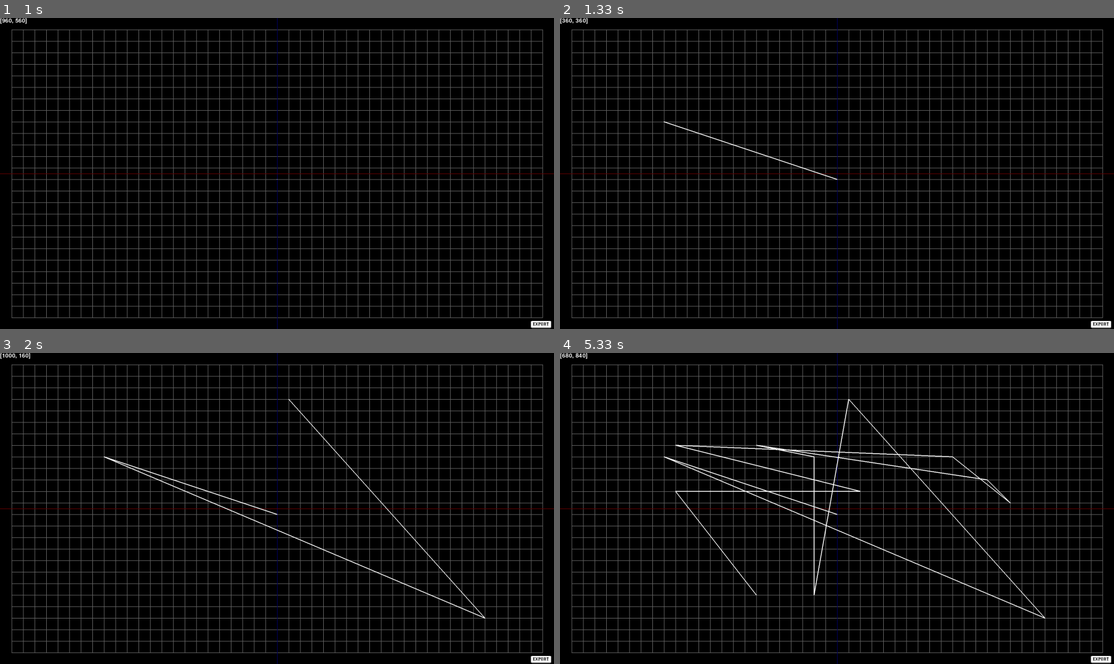
Above: before the commit, frames 1-4 (two rows, left to right).
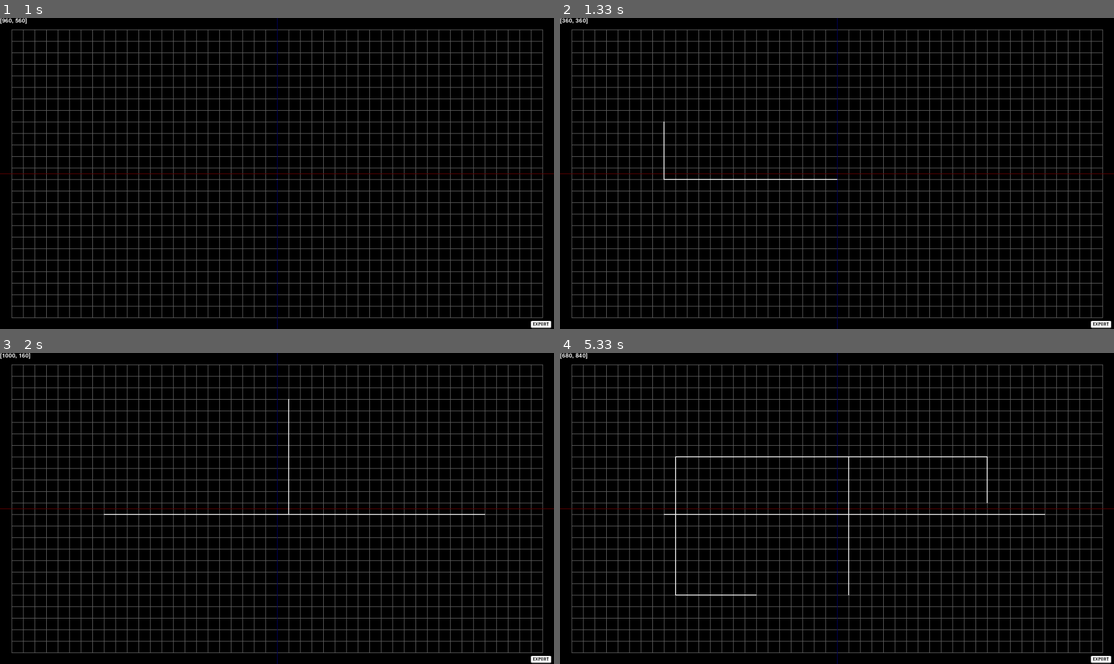
Above: after the commit, the same moments.

Repository: myatnyi/pygame-project
Game: pygame game, started from levelgenerator.py
Same seed, same stepped clock (60 frames per second), same inputs: the game is played once before the commit and once after it.
Inputs (mouse positions are in pixels of both pictures, inside the frame that each line leads up to):
- Up to frame 1 (1 s): click (277, 173) at 0.38 s; tap Z at 0.67 s
- Up to frame 2 (1.33 s): click (665, 126) at 1.05 s
- Up to frame 3 (2 s): click (481, 617) at 1.38 s; click (288, 402) at 1.72 s
- Up to frame 4 (5.33 s): click (809, 589) at 2.05 s; click (820, 455) at 2.38 s; click (759, 443) at 2.72 s; click (981, 480) at 3.05 s; click (1008, 502) at 3.38 s; click (953, 452) at 3.72 s; click (676, 449) at 4.05 s; click (859, 496) at 4.38 s; click (676, 489) at 4.72 s; click (753, 598) at 5.05 s

Frame 1 is identical in both runs. In frame 2, 0.3% of the frame differs, in the area x 18-50%, y 33-53%; in frame 3, 1.0%; in frame 4, 2.5%, in the area x 18-88%, y 14-86%.

Commit message:
левел генератор теперь линии только под 90 градусов

Diff:
--- a/levelgenerator.py
+++ b/levelgenerator.py
@@ -65,6 +65,11 @@
             elif event.type == pygame.MOUSEBUTTONDOWN and event.button == 1 and not end_painting:
                 points.append([pos0, pos1])
                 pos0 = pos1
+            if event.type == pygame.KEYDOWN:
+                if event.key == pygame.K_z and pygame.key.get_mods() and pygame.KMOD_CTRL:
+                    if points:
+                        pos0 = points[-2][1] if len(points) > 1 else points[0][0]
+                        points.pop()
         screen.fill('black')
         for i in range(offset, WIDTH - offset + 1, offset):
             pygame.draw.line(grid, 'white', (i, offset), (i, HEIGHT - offset), 2)
@@ -97,7 +102,7 @@
             elif pos1[1] > HEIGHT - offset:
                 pos1[1] = HEIGHT - offset
             pos0 = [round(pos0[0] / offset) * offset, round(pos0[1] / offset) * offset]
-            pos1 = [round(pos1[0] / offset) * offset, round(pos1[1] / offset) * offset]
+            pos1 = [round(pos1[0] / offset) * offset, pos0[1]] if abs(pos1[0] - pos0[0]) > abs(pos1[1] - pos0[1]) else [pos0[0], round(pos1[1] / offset) * offset]
             pygame.draw.line(screen, 'white', pos0, pos1, 3)
             font = pygame.font.Font(None, 30)
             text = font.render(str(pos1), True, pygame.Color('white'))
